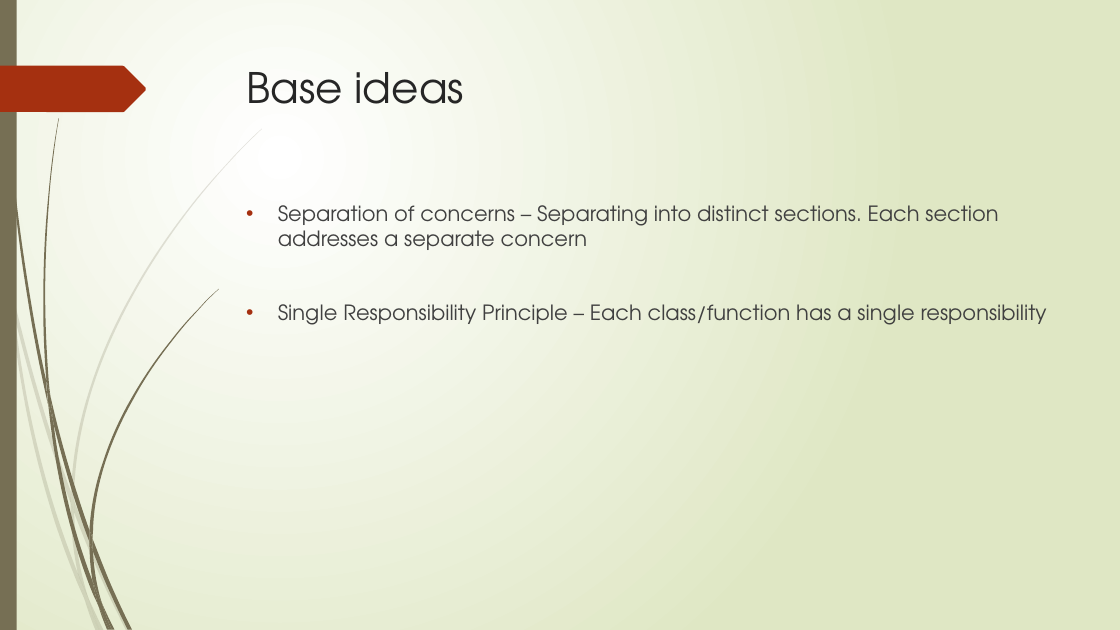
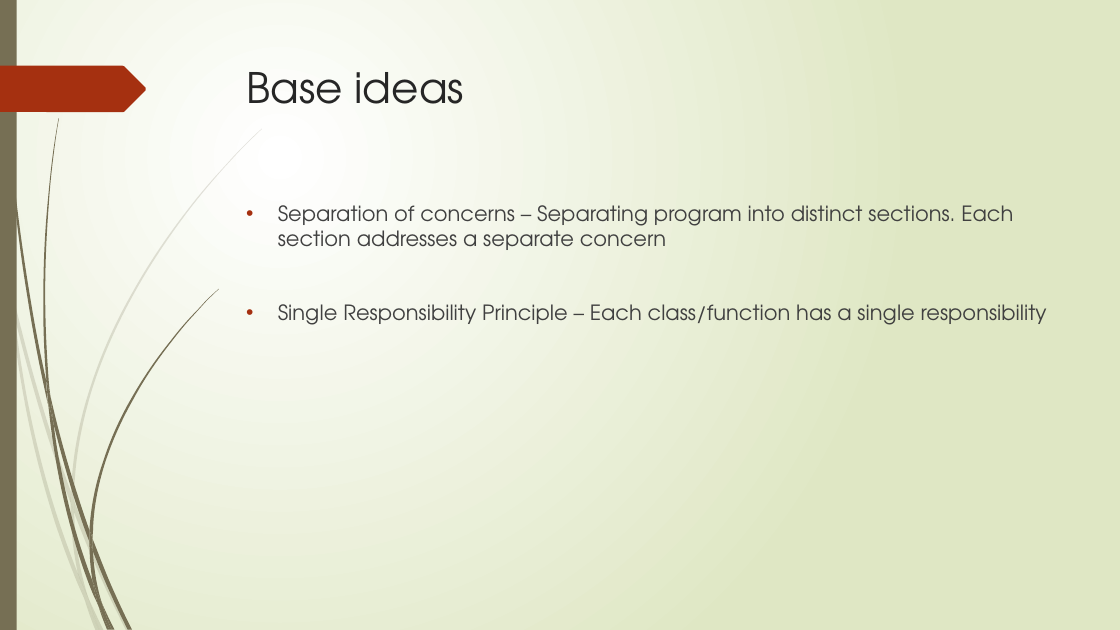
Before and after one commit to naveen246/Users, a slide deck: slide 3 of Jetpack.pptx (slide 2 before the commit). Drawn at 1120x630 pixels with LibreOffice and Linux fonts; fonts in the diff are those of the drawing. Boxes give left, top, right and bottom in pixels: in the first picture for what was removed or moved away, otherwise in the second. Text is boxed around its words. In the diff, an @@ line names an element or a change of style, - is before the commit and + after.

```diff
--- a/Jetpack.pptx
+++ b/Jetpack.pptx
@@ text at (278, 205, 1013, 250): text changed @@
-• Separation of concerns – Separating into distinct sections. Each section addresses a separate concern
+• Separation of concerns – Separating program into distinct sections. Each section addresses a separate concern
```
Also in this commit, not shown: 5 other slides changed, 4 slides added, 3 other files.
